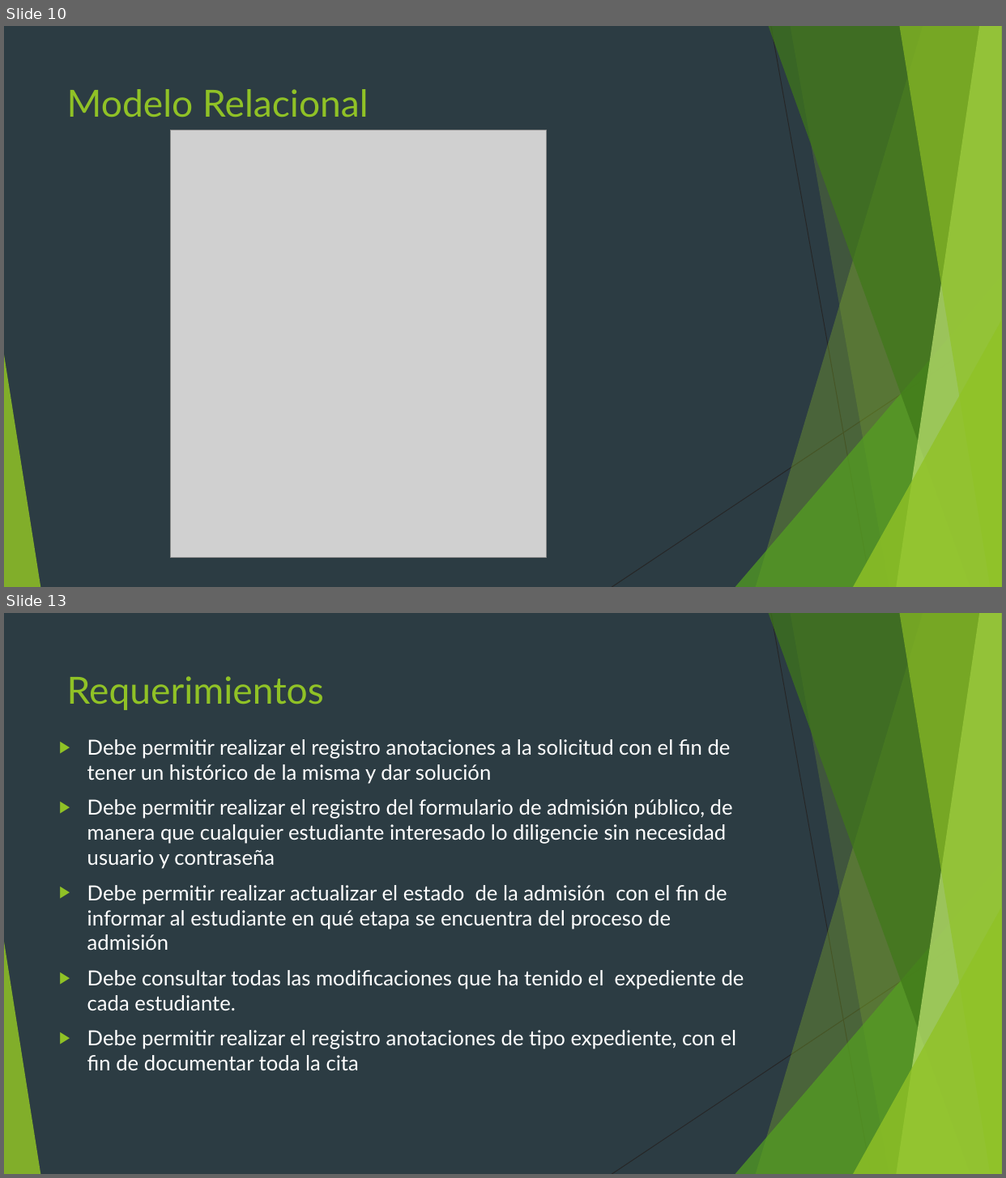
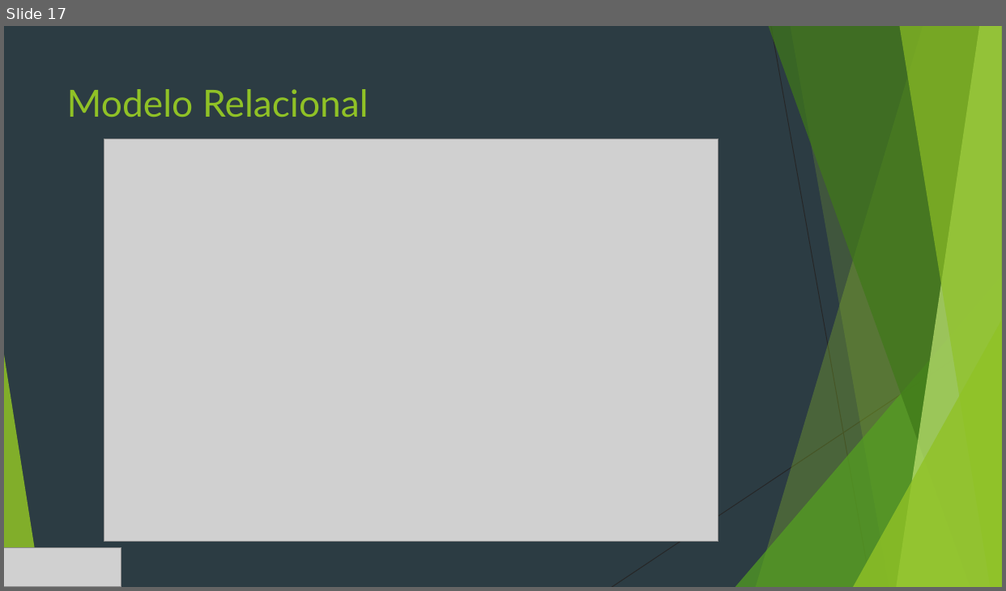
Before and after one commit to JefersonGuevara/Cru_Portal, a slide deck: Documentacion/SISTEMA DE INFORMACIÓN PARA LA GESTIÓN DE ADMISIONES.pptx. Shown one above the other, each under a label of ours: slides 10 and 13 before the commit, slide 17 after it; the slides between them are not shown. The pictures are 1006x1178 and 1006x591 pixels, drawn with LibreOffice and Linux fonts; fonts in the diff are those of the drawing; grey boxes stand for pictures. Boxes give left, top, right and bottom in pixels: in the first picture for what was removed or moved away, otherwise in the second. Text is boxed around its words. In the diff, an @@ line names an element or a change of style, - is before the commit and + after.

Commit message:
Actualizacion de Documentacion
Se realiza actualizacion del anteproyecto e acuerdo los items planteados.
Se agregan licencias de los ide trabajados

```diff
--- a/Documentacion/SISTEMA DE INFORMACIÓN PARA LA GESTIÓN DE ADMISIONES.pptx
+++ b/Documentacion/SISTEMA DE INFORMACIÓN PARA LA GESTIÓN DE ADMISIONES.pptx
@@ slide 13 removed at <box>4,613,1002,1174</box>, background #2C3C43; not listed: 10 template elements that a slide beside it also shows @@
@@ title removed at <box>67,676,324,710</box> @@
-Requerimientos
@@ text removed at <box>87,739,744,1071</box> @@
-▶ Debe permitir realizar el registro anotaciones a la solicitud con el fin de tener un histórico de la misma y dar solución
-▶ Debe permitir realizar el registro del formulario de admisión público, de manera que cualquier estudiante interesado lo diligencie sin necesidad usuario y contraseña
-▶ Debe permitir realizar actualizar el estado de la admisión con el fin de informar al estudiante en qué etapa se encuentra del proceso de admisión
-▶ Debe consultar todas las modificaciones que ha tenido el expediente de cada estudiante.
-▶ Debe permitir realizar el registro anotaciones de tipo expediente, con el fin de documentar toda la cita
@@ what was slide 10 is now slide 17 @@
@@ slide 17 changed as well @@
@@ picture: place and size @@
-picture at <box>171,130,547,558</box>
+picture at <box>104,139,718,543</box>
@@ picture added at <box>4,548,121,587</box> @@
```
Also in this commit, not shown: 11 other slides changed, 19 slides added, 7 other slides removed, 7 other files.
